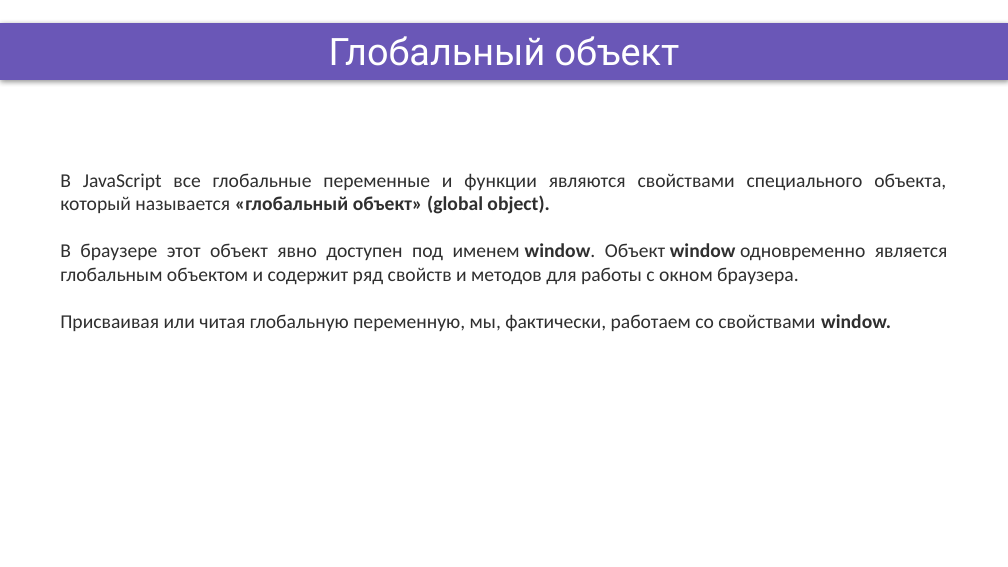
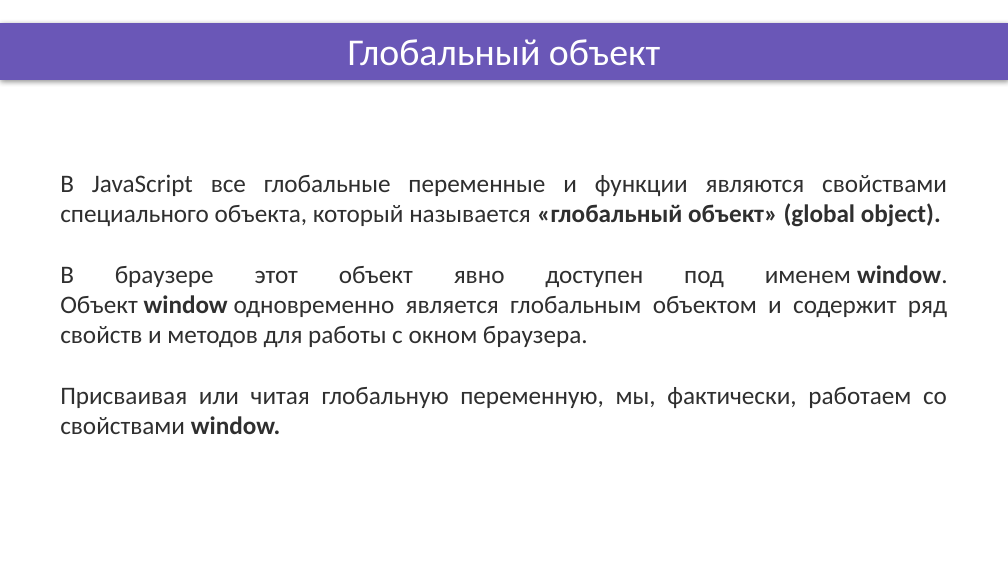
Before and after one commit to DinamickaDevelopment/Ignite-1, a slide deck: slide 2 of 001_JavaScript/002_lesson/Presentation/Closures+Scope.pptx. Drawn at 1008x567 pixels with LibreOffice and Linux fonts; fonts in the diff are those of the drawing; background and template pictures are left out. Boxes give left, top, right and bottom in pixels: in the first picture for what was removed or moved away, otherwise in the second. Text is boxed around its words. In the diff, an @@ line names an element or a change of style, - is before the commit and + after.

```diff
--- a/001_JavaScript/002_lesson/Presentation/Closures+Scope.pptx
+++ b/001_JavaScript/002_lesson/Presentation/Closures+Scope.pptx
@@ title "Глобальный объект" at [348, 39, 660, 66]: font Roboto to Calibri @@
@@ text "В JavaScript все глобальные переменные ..." at [60, 174, 948, 434]: size 14 to 18 pt @@
```
Also in this commit, not shown: 5 other slides changed, 9 other files.
